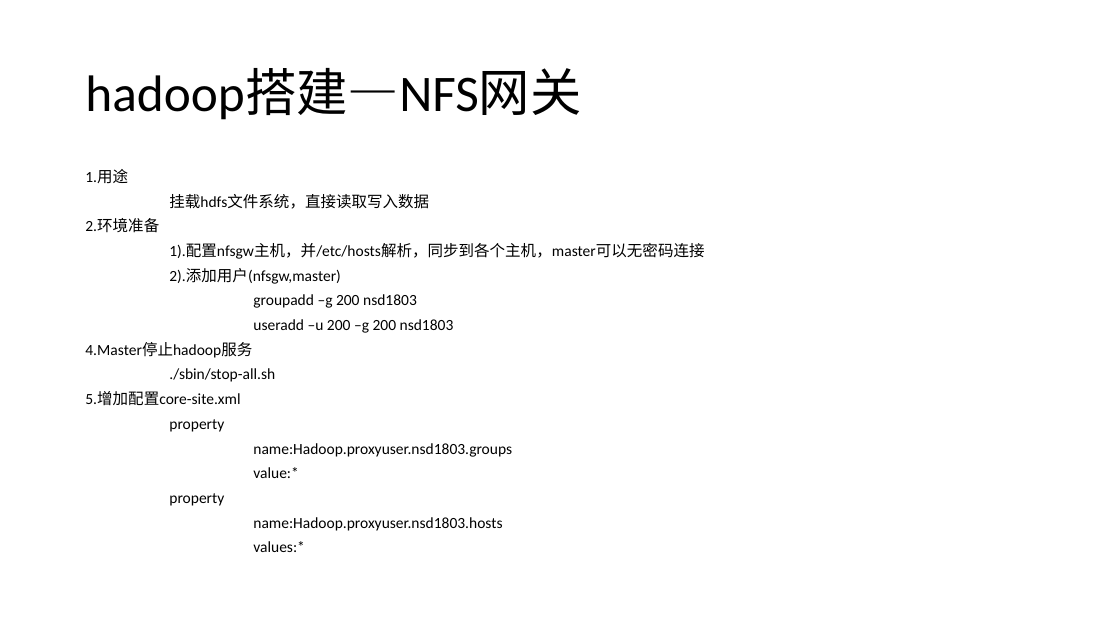
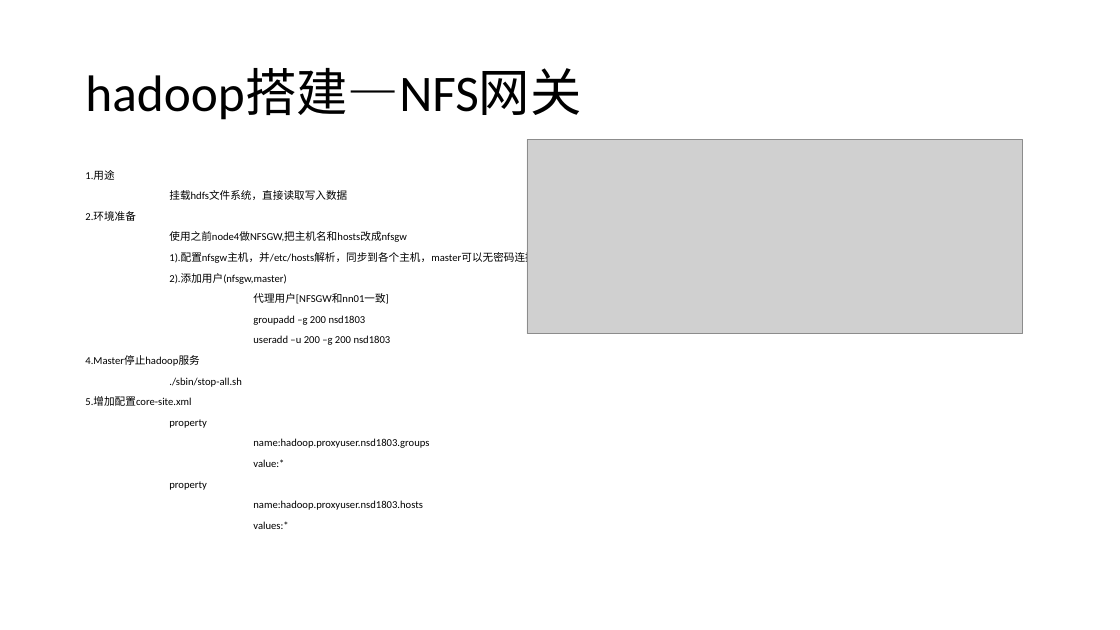
Before and after one commit to MX-Steve/nsd01, a slide deck: slide 26 of bixiejianpu/hadoop/bigData.pptx. Drawn at 1120x630 pixels with LibreOffice and Linux fonts; fonts in the diff are those of the drawing; grey boxes stand for pictures. Boxes give left, top, right and bottom in pixels: in the first picture for what was removed or moved away, otherwise in the second. Text is boxed around its words. In the diff, an @@ line names an element or a change of style, - is before the commit and + after.

```diff
--- a/bixiejianpu/hadoop/bigData.pptx
+++ b/bixiejianpu/hadoop/bigData.pptx
@@ picture added at bbox=[527, 139, 1023, 334] @@
@@ text at bbox=[85, 170, 535, 529]: size 13.3 to 9.1 pt in "1.用途", "挂载hdfs文件系统，直接读取写入数据", "2.环境准备", "1).配置nfsgw主机，并/etc/hosts解析，同步到各个主机，master可以无密码连接" and 10 more places @@
@@ text at bbox=[169, 231, 407, 242]: paragraph added @@
+使用之前node4做NFSGW,把主机名和hosts改成nfsgw
@@ text at bbox=[253, 293, 389, 304]: paragraph added @@
+代理用户[NFSGW和nn01一致]
@@ text at bbox=[253, 438, 429, 448]: text changed; size 13.3 to 9.1 pt @@
-name:Hadoop.proxyuser.nsd1803.groups
+name:hadoop.proxyuser.nsd1803.groups
@@ text at bbox=[253, 500, 423, 510]: text changed; size 13.3 to 9.1 pt @@
-name:Hadoop.proxyuser.nsd1803.hosts
+name:hadoop.proxyuser.nsd1803.hosts
```
Also in this commit, not shown: 4 other slides changed, 9 slides added.
